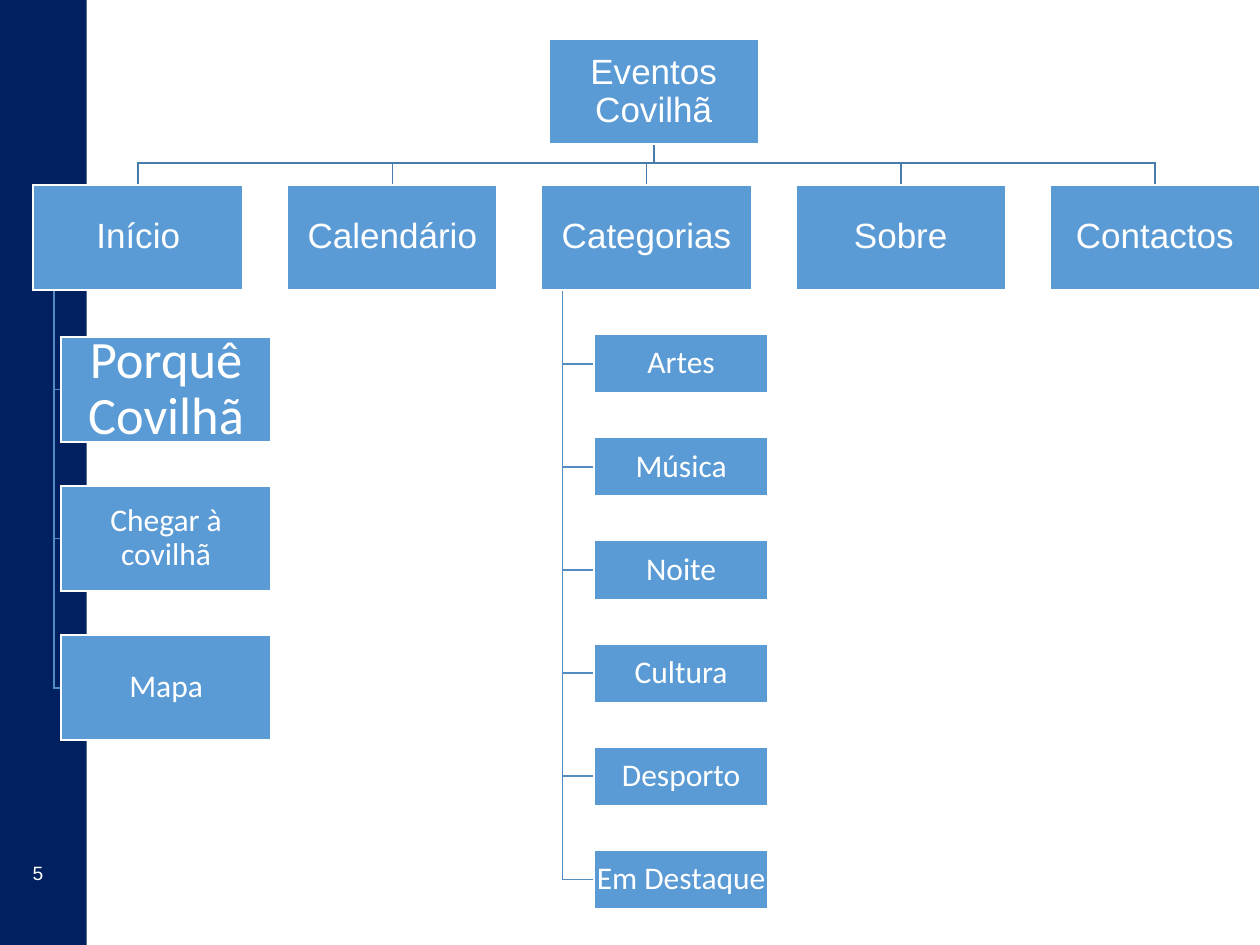
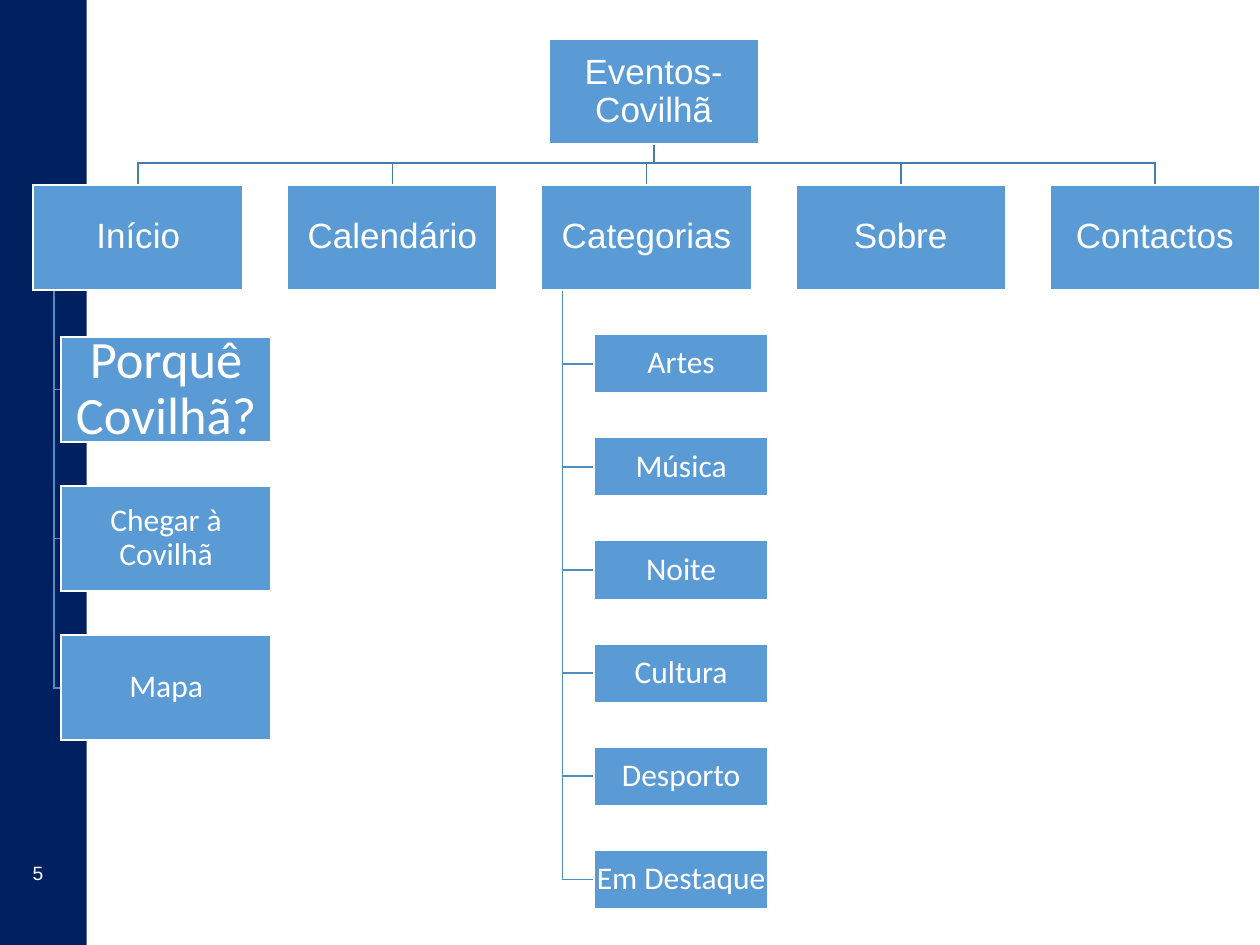
Before and after one commit to Gabulhas/CompWeb, a slide deck: slide 5 of UBI_CompWeb_2018_templates.pptx. Drawn at 1260x945 pixels with LibreOffice and Linux fonts; fonts in the diff are those of the drawing; background and template pictures are left out. Boxes give left, top, right and bottom in pixels: in the first picture for what was removed or moved away, otherwise in the second. Text is boxed around its words. In the diff, an @@ line names an element or a change of style, - is before the commit and + after.

```diff
--- a/UBI_CompWeb_2018_templates.pptx
+++ b/UBI_CompWeb_2018_templates.pptx
@@ text at (x1=585, y1=60, x2=723, y2=123): text changed @@
-Eventos Covilhã
+Eventos- Covilhã
@@ text at (x1=76, y1=334, x2=256, y2=447): text changed @@
-Porquê Covilhã
+Porquê Covilhã?
@@ text at (x1=110, y1=509, x2=222, y2=565): text changed @@
-Chegar à covilhã
+Chegar à Covilhã
```
Also in this commit, not shown: 2 other slides changed, 10 slides added, 4 slides removed, 4 other files.
